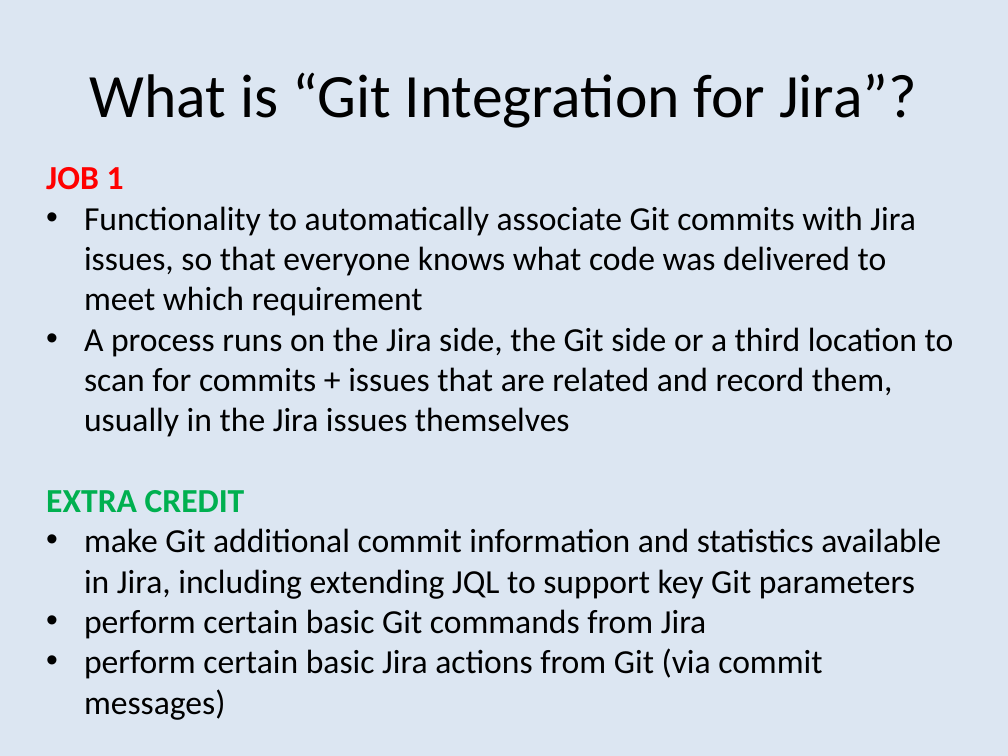
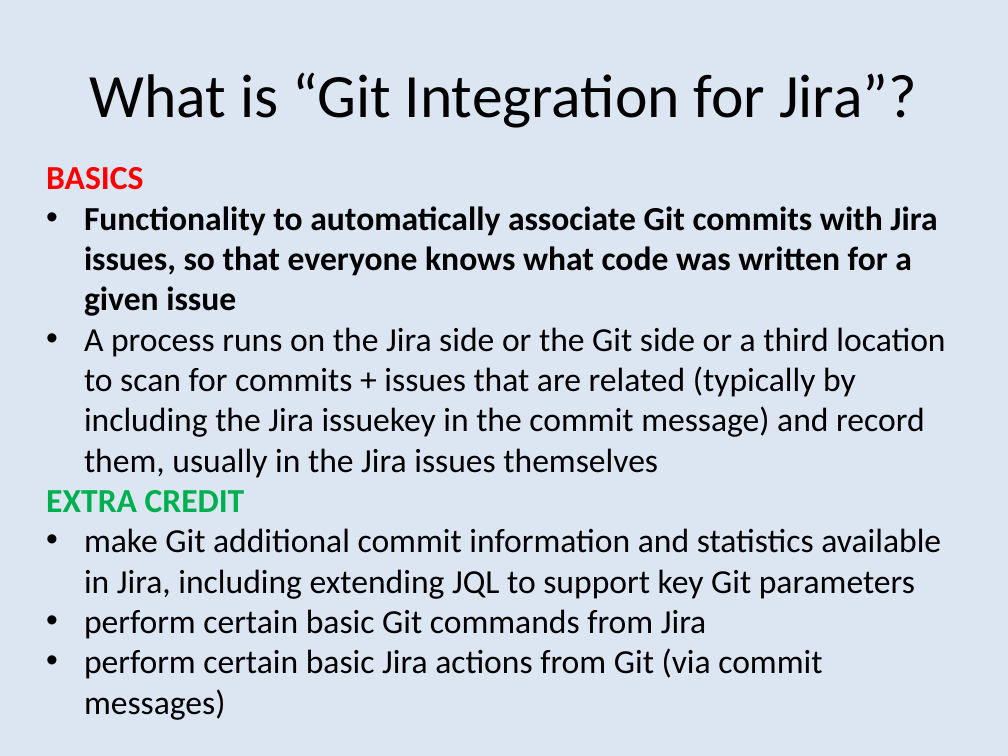
Before and after one commit to bobk/jirapresentations, a slide deck: slide 2 of Git Integration Options for Jira.pptx. Drawn at 1008x756 pixels with LibreOffice and Linux fonts; fonts in the diff are those of the drawing. Boxes give left, top, right and bottom in pixels: in the first picture for what was removed or moved away, otherwise in the second. Text is boxed around its words. In the diff, an @@ line names an element or a change of style, - is before the commit and + after.

```diff
--- a/Git Integration Options for Jira.pptx
+++ b/Git Integration Options for Jira.pptx
@@ text at box(46, 167, 945, 478): text changed @@
-JOB 1
-• Functionality to automatically associate Git commits with Jira issues, so that everyone knows what code was delivered to meet which requirement
-• A process runs on the Jira side, the Git side or a third location to scan for commits + issues that are related and record them, usually in the Jira issues themselves
+BASICS
+• Functionality to automatically associate Git commits with Jira issues, so that everyone knows what code was written for a given issue
+• A process runs on the Jira side or the Git side or a third location to scan for commits + issues that are related (typically by including the Jira issuekey in the commit message) and record them, usually in the Jira issues themselves
```
Also in this commit, not shown: 8 other slides changed, 1 slide added, 1 slide removed.
